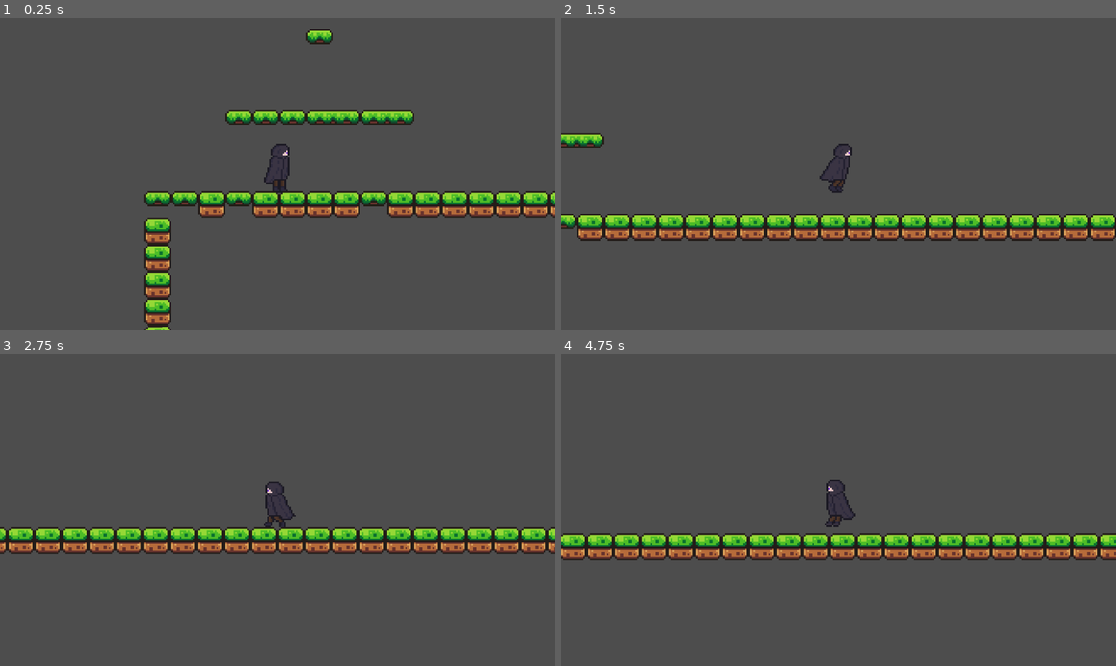
Above: before the commit, frames 1-4 (two rows, left to right).
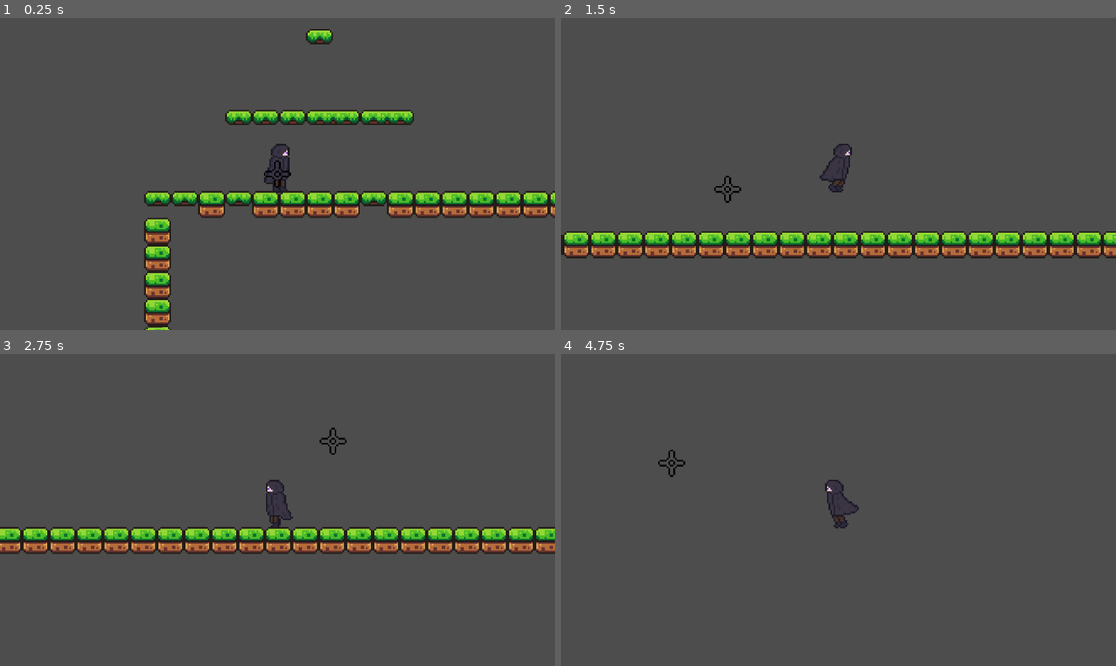
Above: after the commit, the same moments.

Repository: acook73/Project-7
Game: Godot game, scene res://scenes/game.tscn
The game is run twice, just before and just after one commit, with the same random seed, the same clock (stepped at 60 frames per second) and the same inputs.
Inputs (mouse positions are in pixels of both pictures, inside the frame that each line leads up to):
- Up to frame 1 (0.25 s): no input
- Up to frame 2 (1.5 s): tap Enter at 0.5 s; move the mouse to (960, 158) at 0.52 s; hold D (right) from 0.53 s (still down); right-click (960, 158) at 0.6 s; tap Space (jump) at 0.77 s; move the mouse to (727, 189) at 1.27 s; tap Shift (dash) at 1.35 s
- Up to frame 3 (2.75 s): tap Space (jump) at 1.52 s; right-click (166, 525) at 1.55 s; move the mouse to (333, 441) at 2.02 s; release D (right) at 2.03 s; hold A (left) from 2.03 s (still down); tap E (run) at 2.1 s; right-click (333, 441) at 2.3 s
- Up to frame 4 (4.75 s): move the mouse to (810, 572) at 2.77 s; release A (left) at 2.78 s; hold D (right) 2.78-4.28 s; right-click (810, 572) at 2.85 s; tap Space (jump) at 3.02, 3.77, 4.52 s; move the mouse to (1005, 556) at 3.52 s; right-click (1005, 556) at 3.6 s; move the mouse to (672, 463) at 4.27 s; hold A (left) from 4.28 s (still down); tap Shift (dash) at 4.35 s; right-click (672, 463) at 4.55 s

The runs differ from the first frame. In frame 1, less than 0.1% of the frame differs, in the area x 47-53%, y 45-55%; in frame 2, 14%, in the area x 0-100%, y 36-78%; in frame 3, 5.4%; in frame 4, 8.6%.

Commit message:
Began Grapple Functionality

Diff:
--- a/project.godot
+++ b/project.godot
@@ -14,6 +14,10 @@
 run/main_scene="uid://qcivv8cmpjwi"
 config/features=PackedStringArray("4.4", "Forward Plus")
 config/icon="res://icon.svg"
+
+[global_group]
+
+Player="This is where the player will be stored"
 
 [input]
 
@@ -67,6 +71,11 @@
 "events": [Object(InputEventKey,"resource_local_to_scene":false,"resource_name":"","device":-1,"window_id":0,"alt_press …(192 unchanged characters)…
 ]
 }
+grapple={
+"deadzone": 0.2,
+"events": [Object(InputEventMouseButton,"resource_local_to_scene":false,"resource_name":"","device":-1,"window_id":0,"alt_pressed":false,"shift_pressed":false,"ctrl_pressed":false,"meta_pressed":false,"button_mask":0,"position":Vector2(0, 0),"global_position":Vector2(0, 0),"factor":1.0,"button_index":2,"canceled":false,"pressed":false,"double_click":false,"script":null)
+]
+}
 
 [rendering]
 
--- a/scenes/game.tscn
+++ b/scenes/game.tscn
@@ -1,8 +1,10 @@
-[gd_scene load_steps=7 format=4 uid="uid://qcivv8cmpjwi"]
+[gd_scene load_steps=10 format=4 uid="uid://qcivv8cmpjwi"]
 
 [ext_resource type="PackedScene" uid="uid://6t3rhj7cu0t7" path="res://scenes/Player.tscn" id="1_uwrxv"]
 [ext_resource type="Texture2D" uid="uid://67mqrrjfrd8p" path="res://assets/brackeys_platformer_assets/sprites/world_tileset.png" id="2_yqjtg"]
 [ext_resource type="Texture2D" uid="uid://tsorr8t5jxro" path="res://assets/brackeys_platformer_assets/sprites/platforms.png" id="3_lnu2h"]
+[ext_resource type="Texture2D" uid="uid://dnb14ox0cy0de" path="res://assets/Cursor/Cursor.png" id="4_lbhrr"]
+[ext_resource type="Script" uid="uid://47daoa3em67h" path="res://scenes/pointer.gd" id="5_iywne"]
 
 [sub_resource type="TileSetAtlasSource" id="TileSetAtlasSource_lnu2h"]
 texture = ExtResource("2_yqjtg")
@@ -212,9 +214,20 @@
 sources/0 = SubResource("TileSetAtlasSource_lnu2h")
 sources/1 = SubResource("TileSetAtlasSource_lbhrr")
 
+[sub_resource type="SpriteFrames" id="SpriteFrames_iywne"]
+animations = [{
+"frames": [{
+"duration": 1.0,
+"texture": ExtResource("4_lbhrr")
+}],
+"loop": true,
+"name": &"default",
+"speed": 5.0
+}]
+
 [node name="Game" type="Node2D"]
 
-[node name="Player" parent="." instance=ExtResource("1_uwrxv")]
+[node name="Player" parent="." groups=["Player"] instance=ExtResource("1_uwrxv")]
 
 [node name="Camera2D" type="Camera2D" parent="Player"]
 position = Vector2(0, -11)
@@ -226,3 +239,8 @@
 position = Vector2(1, -1)
 tile_map_data = PackedByteArray("AAAAAAAAAAAAAAAAAAACAAAAAAAAAAAAAAAEAAAAAAAAAAAAAAD//wAAAAAAAAAAAAABAAAAAAAAAAAAAAD9/w …(3056 unchanged characters)…
 tile_set = SubResource("TileSet_lbhrr")
+
+[node name="Pointer" type="AnimatedSprite2D" parent="."]
+position = Vector2(124, -49)
+sprite_frames = SubResource("SpriteFrames_iywne")
+script = ExtResource("5_iywne")
--- a/scenes/player.gd
+++ b/scenes/player.gd
@@ -19,8 +19,24 @@
 var played = false
 var squished = false
 var cancelled = false
+var grapplePoint
+var grappling = false
 @onready var animated_sprite: AnimatedSprite2D = $AnimatedSprite2D
-@onready var anim = $animationplayer
+
+func _ready():
+	add_to_group("Player", true)
+
+func grapple(pos):
+	grapplePoint = pos
+	print("Received:", pos)
+	position = pos
+
+	grappling = true
+
+
+
+
+
 
 func _physics_process(delta: float) -> void:
 	# Add the gravity.
--- /dev/null
+++ b/scenes/pointer.gd
@@ -0,0 +1,25 @@
+extends AnimatedSprite2D
+
+var mousePos
+var player
+signal dataSent(data)
+
+# Called when the node enters the scene tree for the first time.
+func _ready() -> void:
+	player = get_tree().get_first_node_in_group("Player")
+	dataSent.connect(player.grapple)
+
+# Called every frame. 'delta' is the elapsed time since the previous frame.
+func send_data(data):
+	dataSent.emit(data)
+
+func _process(delta: float) -> void:
+	mousePos = get_global_mouse_position()
+	position = mousePos
+
+	if Input.is_action_just_pressed("grapple"):
+		send_data(mousePos)
+
+
+
+		print("WASSUP")
Binary file added: assets/Cursor/Cursor.png
Not shown, added: assets/Cursor/Cursor.png.import
Not shown, added: scenes/pointer.gd.uid
